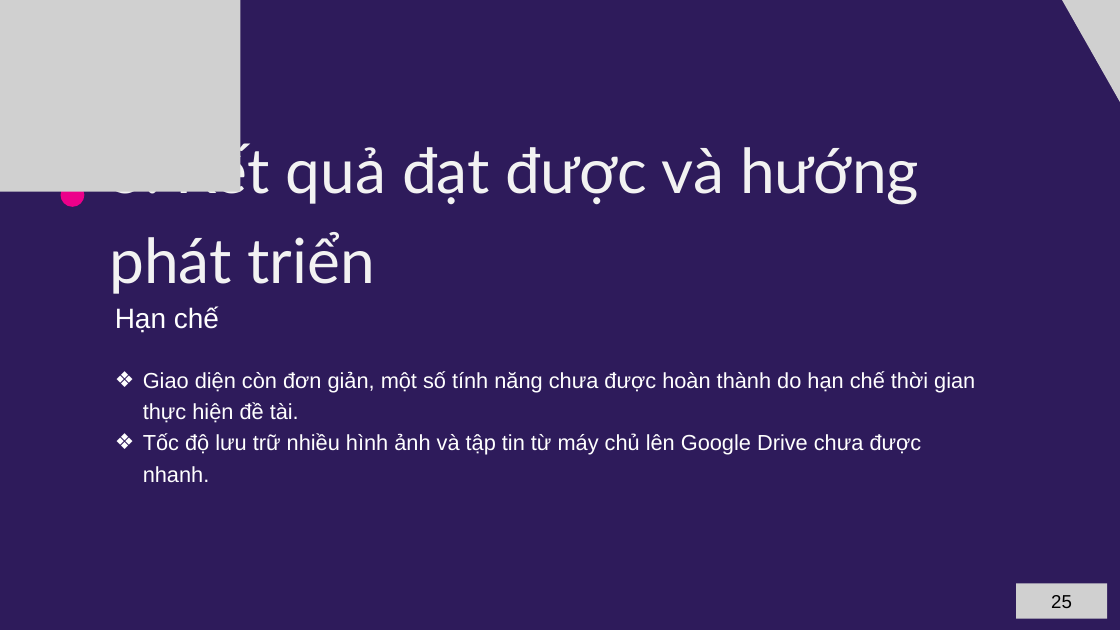
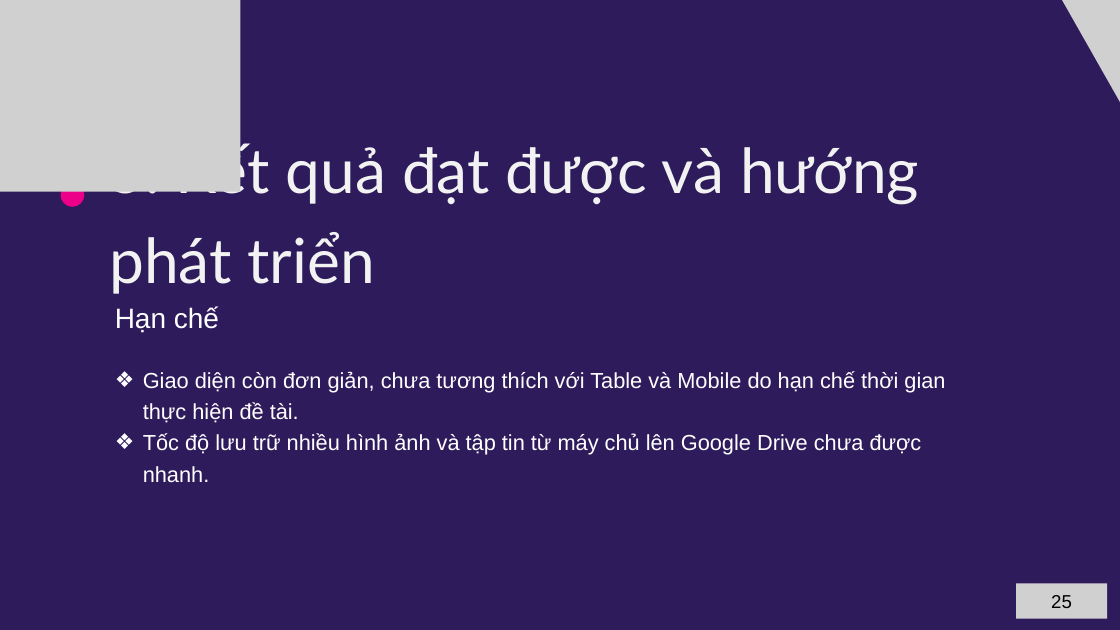
Before and after one commit to B2012257/lvtn_indieGameForum, a slide deck: slide 25 of docs/gameIndiePPT.pptx. Drawn at 1120x630 pixels with LibreOffice and Linux fonts; fonts in the diff are those of the drawing; grey boxes stand for pictures. Boxes give left, top, right and bottom in pixels: in the first picture for what was removed or moved away, otherwise in the second. Text is boxed around its words. In the diff, an @@ line names an element or a change of style, - is before the commit and + after.

```diff
--- a/docs/gameIndiePPT.pptx
+++ b/docs/gameIndiePPT.pptx
@@ text at [143, 371, 945, 423]: text changed @@
-❖ Giao diện còn đơn giản, một số tính năng chưa được hoàn thành do hạn chế thời gian thực hiện đề tài.
+❖ Giao diện còn đơn giản, chưa tương thích với Table và Mobile do hạn chế thời gian thực hiện đề tài.
```
Also in this commit, not shown: 11 other slides changed, 26 other files.
